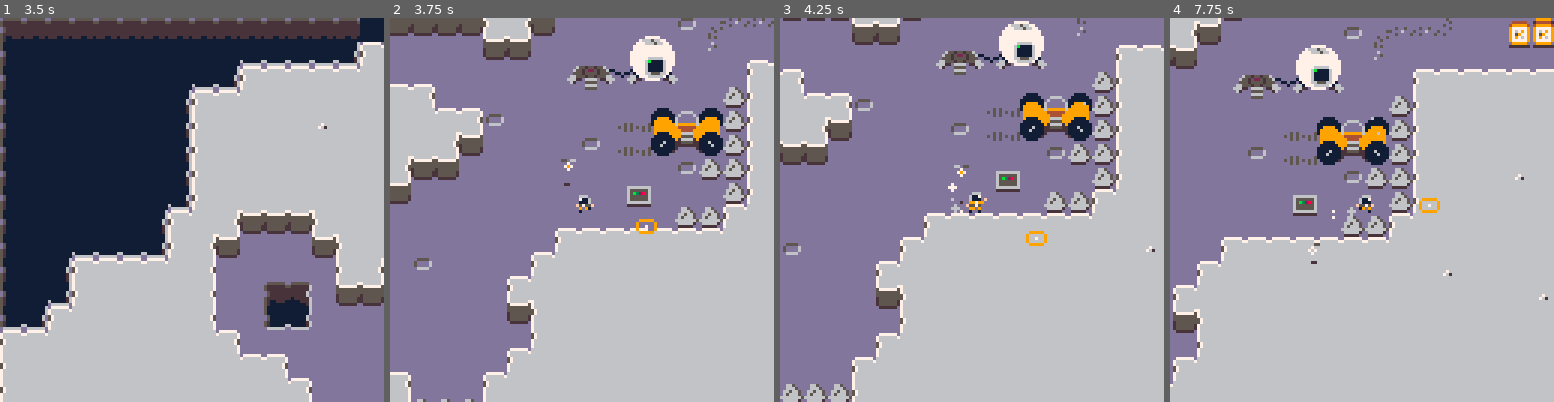
Above: before the commit, frames 1-4 (left to right).
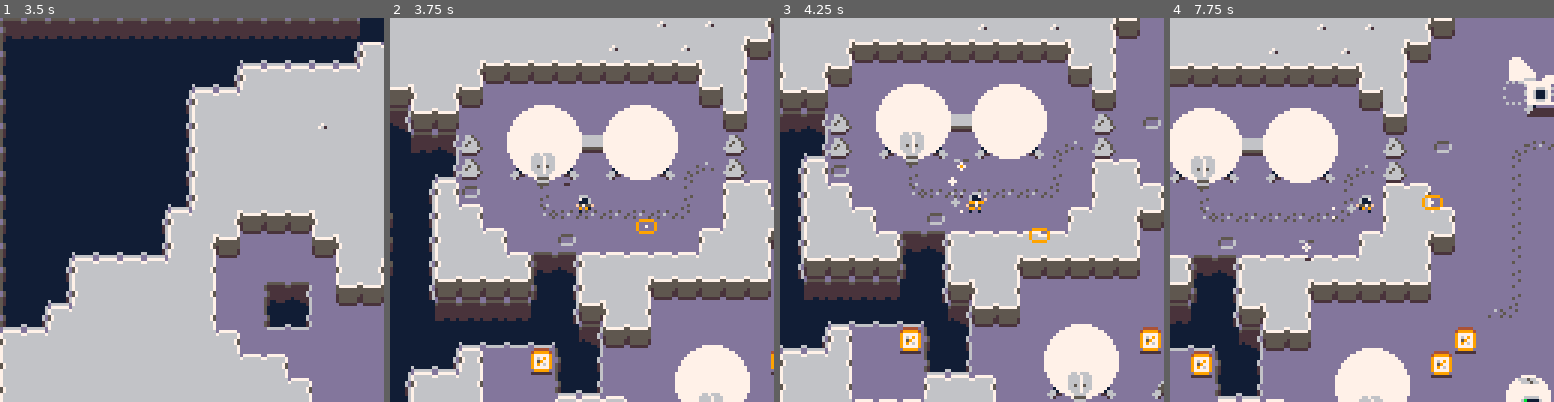
Above: after the commit, the same moments.

Repository: kevinthompson/moonbreak-p8
Game: PICO-8 cartridge moonbreak.p8
Same seed, same stepped clock (60 frames per second), same inputs: the game is played once before the commit and once after it.
Inputs:
- Up to frame 1 (3.5 s): tap X (X key) at 0.33, 1.07, 1.85, 2.97 s; tap O (Z key) at 0.7, 1.7, 2.1, 2.5, 2.9, 3.3 s; hold Right 1.6-2.1 s; hold Up 2.15-2.42 s; hold Right 2.47-3.03 s; hold Left from 3.08 s (still down)
- Up to frame 2 (3.75 s): release Left at 3.58 s; hold Down from 3.63 s (still down); tap O (Z key) at 3.7 s
- Up to frame 3 (4.25 s): release Down at 3.97 s; hold Right from 4.02 s (still down); tap X (X key) at 4.08 s; tap O (Z key) at 4.1 s
- Up to frame 4 (7.75 s): tap O (Z key) every 0.4 s from 4.5 to 7.7 s; release Right at 4.68 s; hold Up 4.73-5.03 s; hold Left 5.08-5.68 s; tap X (X key) at 5.2, 6.32, 7.43 s; hold Down 5.73-6.03 s; hold Right 6.08-6.58 s; hold Right 6.63-7.13 s; hold Up 7.18-7.45 s; hold Right from 7.5 s (still down)

Frame 1 is identical in both runs. In frame 2, 74% of the frame differs, in the area x 0-100%, y 0-100%; in frame 3, 73%; in frame 4, 75%.

Commit message:
chore: update cart

Diff:
--- a/moonbreak.p8
+++ b/moonbreak.p8
@@ -115,7 +115,7 @@
 07766770555565550555555007777770060006001199991111999911000000000000000000000000000000000000000000000000000000000000000000000000
 50766705600000065000000550777705000000001100001111000011000000000000000000000000000000000000000000000000000000000000000000000000
 a5d5d5d5d5d5d5d5d5000000d5d5d5d5d5d5d5d5d5d5d5d5d5340000000000000000000000000000d5d5a5a5a5a5a5a5d5d5d5d5d5d5d5d5d500000066648500
-0000000000000034d5d5d5d5d5d5d5d5d5d5d5d5a5a5a5a5d5d5d5d5d5d5d5d5d5d50000000000000001006300000034d5d5d5d5d5d5d5d5d5d5d5d5d5d5d5d5
+0000000000000034d5d5d5d5d5d5d5d5d5d5d5d5a5a5a5a5d5d5d5d5d5d5d5d5d5d50000000000000000006300000034d5d5d5d5d5d5d5d5d5d5d5d5d5d5d5d5
 a5d5d5d5d5d5d5d5d500a5a5a5a5d5d5d5d5d5d5d5d5d5d5d5343434d5d5d5d5d5d5d5d5d50000000000a5a5a5a5a5a5d5d5d5d5d5d5d5d5d5d5000000000000
 00000000000034d5d5d5d5d5d5d5d5d5d5d5d5a5a5a5d5d5d5d5d5d5d5d50000000000000000000000000000003434d5d5d5d5d5d5d5d5d5d5d5d5d5d5d5d5d5
 d5d5d5d5d5d5d5d5d5a5a5a5a5a5d5d5d5d5d5d5d5d5d5d534343434d5d5d5d5d5d5d5d5d5d5d5000000a5a5a5a5a5a5d5d5d5d5d5d5d5d5d5d5d5d5d5d5d5d5
@@ -334,7 +334,7 @@
 5d5d5d5d5d5d5d5d5d5d5d5d5d5d5d4300005d5d5d5d5d00000000002d3e2e2f00000000000000000043435d5d5d5a5a5d5d00000000000000000000005d000000000000550000000000434343434300005d5d000000000000005d5d5d5d5d5d5d5d5d0000005d5d5d5d5d5d5d5d5d5d5d5d5d5d5d5d5d5d5d5d5d5d5d5d5d5d
 5a5d5d5d5d5d5d5d5d5d5d5d5d5d5d5d0000435d5d5d5d5d000043003d2e3e3f00430000000706000043435a5a5a5a5a5a5a4300000000600000000000430000000056464646580000005d5d5d434343435d5d5d5d5d0000005d5d5d5d5d5d5d5d5d5d5d5d5d5d5d5d5d5d5d5d5d00000000000000435d5d5d5d5d5d5d5d5d5d
 5a5a5a5a5a5a5a5a5a5a5d5d5d5d5d5d0000435d5d5d5d5d5d0000000000003700000075000706004343435a5a5a5a5a5a5a43000070000000730056584300000000470000000000005d5d5d5d5d434343435d5d5d5d5d5d5d5d5d5d5d5d5d5d5d5d5d5d5d5d5d5d5d5d5d5d5d000000000000000000435d5d5d5d5d5d5d5d5d
-5a5a5a5a5a5a5a5a5a5a5a5a5d5d5d5d0000005d5d5d5d5d5d430000000000000000000000000000435d5d5a5a5a5a5a5a5d00000047000000000047005d5d0000004700000000005d5d5d5d5d5d5d5d43435a5a5a5d5d5d5d5d5d5d5d5d5d5d5d5d5d5d5d5d5d5d5d5d5d5d5d000000006000000000005d5d5d5d5d5d5d5d5d
+5a5a5a5a5a5a5a5a5a5a5a5a5d5d5d5d0000005d5d5d5d5d5d430000000000000000000000000000435d5d5a5a5a5a5a5a5d00000047001000000047005d5d0000004700000000005d5d5d5d5d5d5d5d43435a5a5a5d5d5d5d5d5d5d5d5d5d5d5d5d5d5d5d5d5d5d5d5d5d5d5d000000006000000000005d5d5d5d5d5d5d5d5d
 5a5a5a5a5a5a5a5a5a5a5a5a5a5d5d5d000000435d5d5d5d5d5d4300000013000000000000000000005d5d5d0013005a5a5d5d000066464646464667005d5d5d0000470000005d5d5d5d5d5d5d5d5d5d5d005a5a5a005d5d5a5a5a5d5d5d5d5d5d5d5d5d5d5d5d5d5d5d5d5d5d000073000000700000005d5d5d5d5d5d5d5d5d
 5a5a5a5a5a5a5a5a5a5a5a5a5a5d5d5d000000005d5d5d5d5d5d5d5d00000000005d000000000000005d5d5d0000005a5a5d5d5d00000000000000005d5d5d5d0000470000005d5d5d5d5d5d5d5d5d5d5d5a5a5a000000005a5a5a5d5d5d5d5d5d5d5d5d5d5d5d5d5d00000000000066585646670013005d5d5d5d5d5d5d5d5d
 5a5a5a5a5a5a5a5a5a5a5a5a5d5d5d5d43000000005d5d5d5d5d5d5d5d0000005d5d5d5d000000005d5d5d5d5d5d005a5a5d5d5d5d5a5a5d5d5d5d5d5d5d5d000000470000005d5d5d5d5d5d5d5d5d5d5a5a5a00130013005a5a000000435d5d5d5d5d5d5d5d5d5d0000000000005646466700001313005d5d5d5d5d5d5d5d5d
